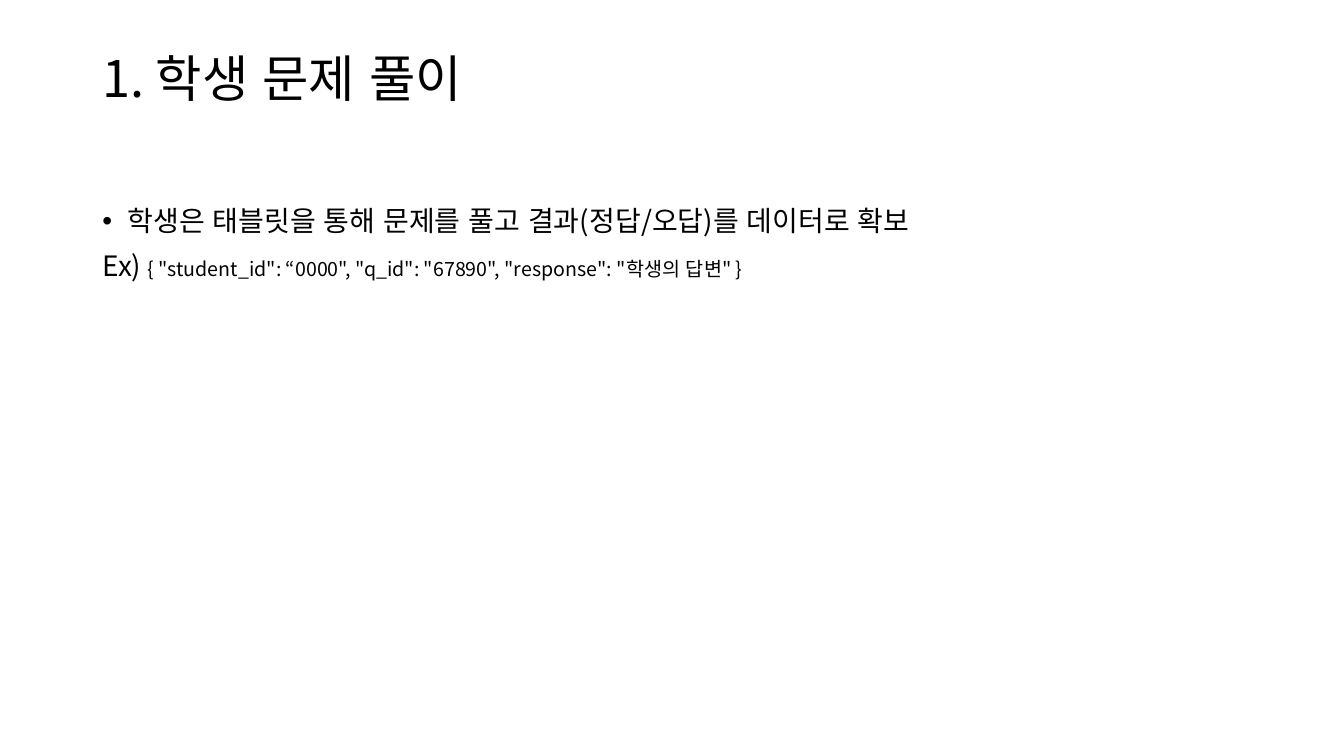
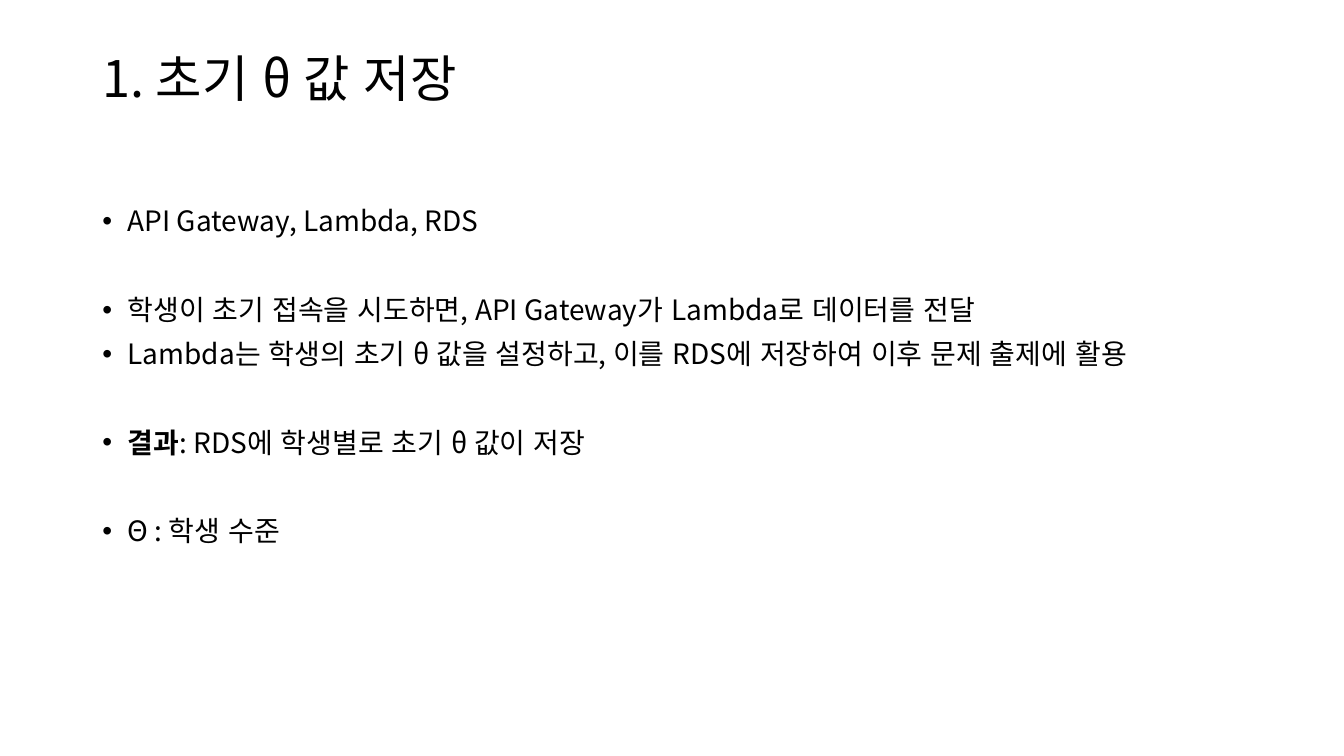
Before and after one commit to DonginJeon/Project, a slide deck: slide 4 of Personal/IRT_AWS/AWS IRT 아키텍처 프로젝트.pptx (slide 3 before the commit). Drawn at 1344x756 pixels with LibreOffice and Linux fonts; fonts in the diff are those of the drawing. Boxes give left, top, right and bottom in pixels: in the first picture for what was removed or moved away, otherwise in the second. Text is boxed around its words. In the diff, an @@ line names an element or a change of style, - is before the commit and + after.

```diff
--- a/Personal/IRT_AWS/AWS IRT 아키텍처 프로젝트.pptx
+++ b/Personal/IRT_AWS/AWS IRT 아키텍처 프로젝트.pptx
@@ title at [102, 55, 457, 101]: text changed @@
-1. 학생 문제 풀이
+1. 초기 θ 값 저장
@@ text at [128, 208, 1127, 544]: text changed; size 14 to 20 pt @@
-• 학생은 태블릿을 통해 문제를 풀고 결과(정답/오답)를 데이터로 확보
-Ex) { "student_id": “0000", "q_id": "67890", "response": "학생의 답변" }
+• API Gateway, Lambda, RDS
+• 학생이 초기 접속을 시도하면, API Gateway가 Lambda로 데이터를 전달
+• Lambda는 학생의 초기 θ 값을 설정하고, 이를 RDS에 저장하여 이후 문제 출제에 활용
+• 결과: RDS에 학생별로 초기 θ 값이 저장
+• Θ : 학생 수준
```
Also in this commit, not shown: 4 other slides changed, 8 slides added, 3 slides removed, 56 other files.
